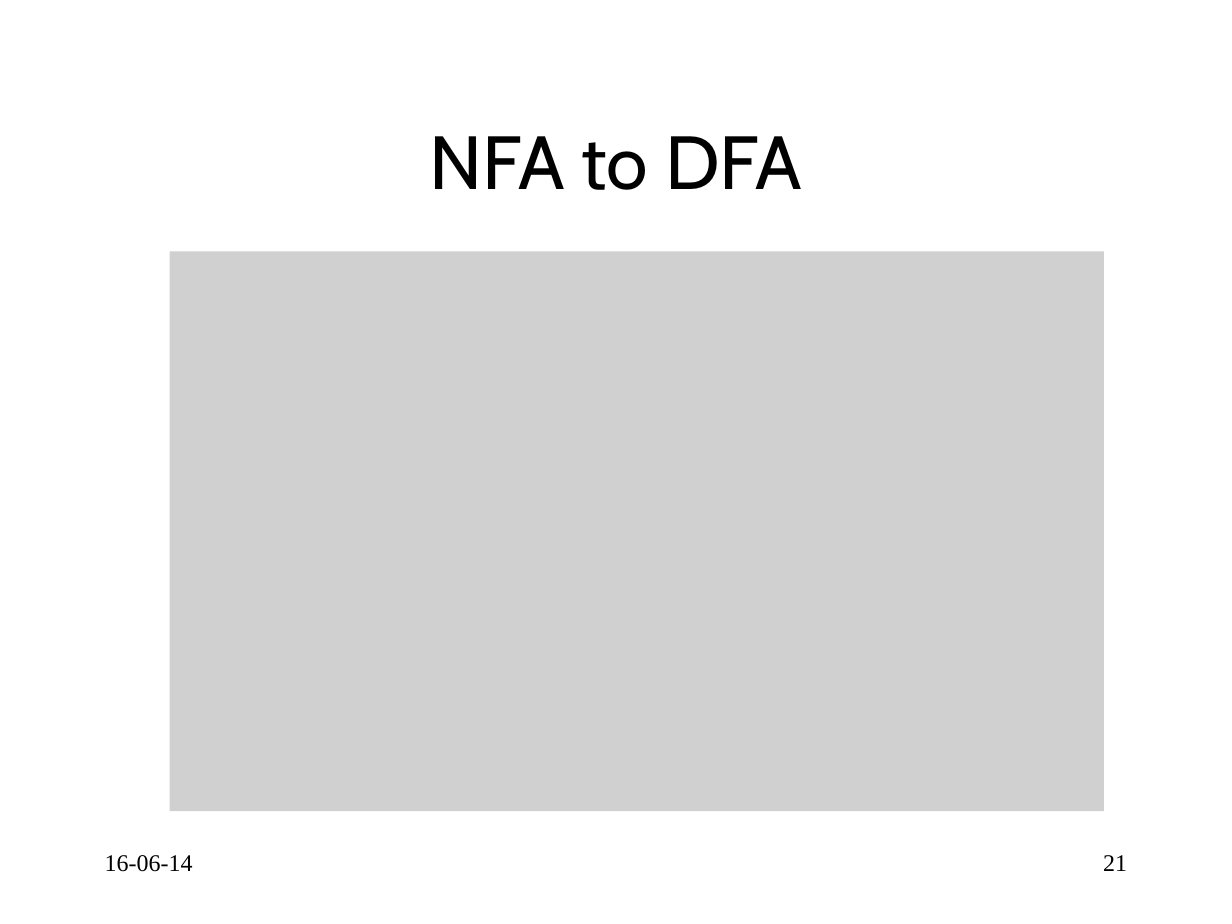
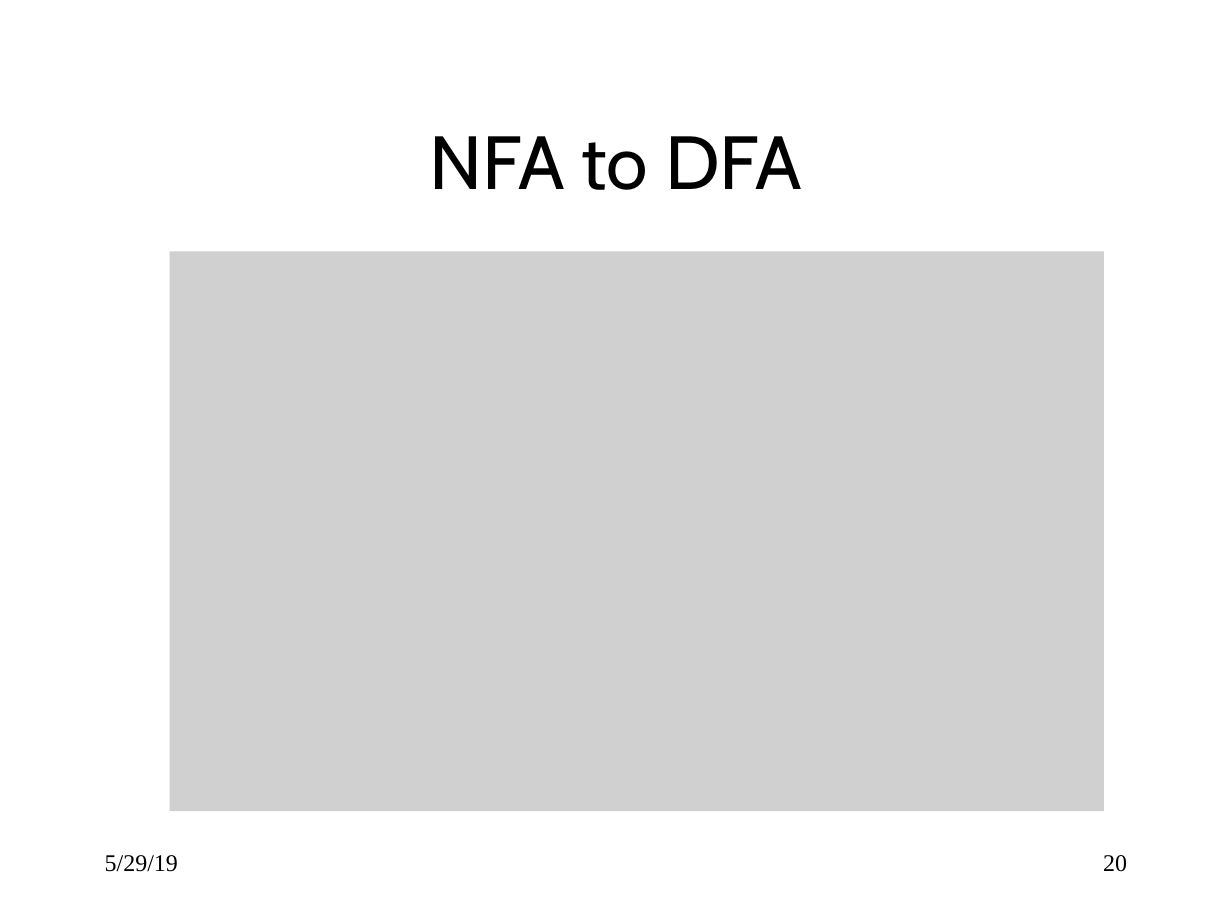
Before and after one commit to anoopsarkar/compilers-class, a slide deck: slide 20 of assets/ppt/lex/lex6-nfa-to-dfa.pptx (slide 21 before the commit). Drawn at 1232x924 pixels with LibreOffice and Linux fonts; fonts in the diff are those of the drawing; grey boxes stand for pictures. Boxes give left, top, right and bottom in pixels: in the first picture for what was removed or moved away, otherwise in the second. Text is boxed around its words. In the diff, an @@ line names an element or a change of style, - is before the commit and + after.

```diff
--- a/assets/ppt/lex/lex6-nfa-to-dfa.pptx
+++ b/assets/ppt/lex/lex6-nfa-to-dfa.pptx
@@ text at [105,855,178,872]: text changed @@
-16-06-14
+5/29/19
@@ page number at [1103,855,1127,872]: text changed @@
-21
+20
```
Also in this commit, not shown: 18 other slides changed, 1 slide removed, 2 other files.
